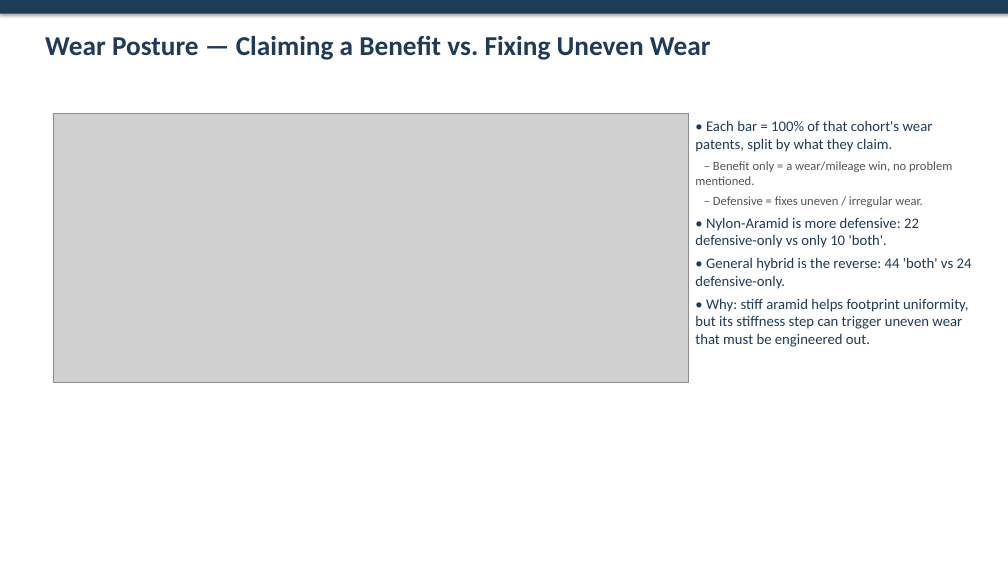
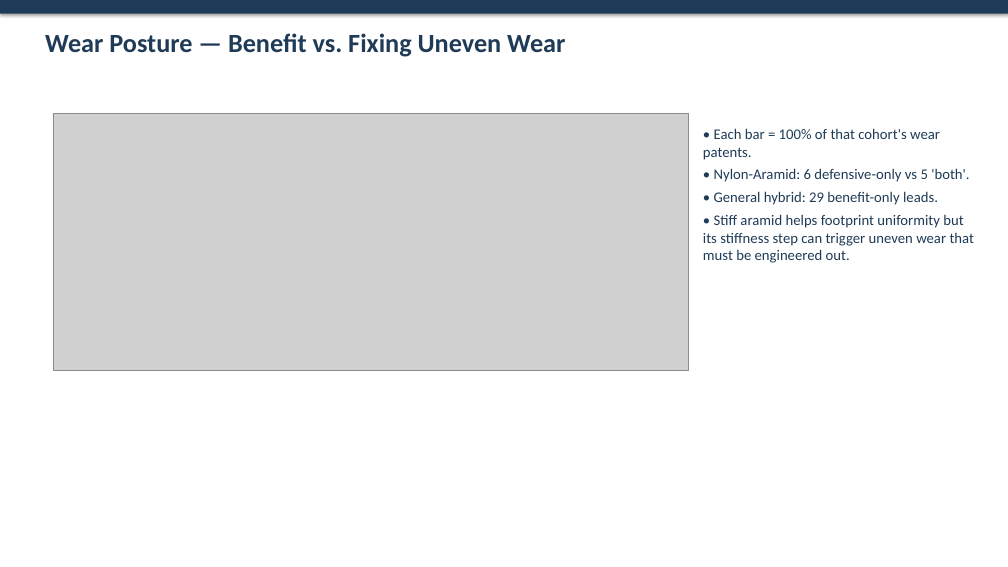
Before and after one commit to sreeharshahr09-gif/Sri, a slide deck: slide 4 of reports/Hybrid_Cord_Wear_Analysis.pptx. Drawn at 1008x567 pixels with LibreOffice and Linux fonts; fonts in the diff are those of the drawing; grey boxes stand for pictures. Boxes give left, top, right and bottom in pixels: in the first picture for what was removed or moved away, otherwise in the second. Text is boxed around its words. In the diff, an @@ line names an element or a change of style, - is before the commit and + after.

```diff
--- a/reports/Hybrid_Cord_Wear_Analysis.pptx
+++ b/reports/Hybrid_Cord_Wear_Analysis.pptx
@@ text at bbox=[45, 33, 565, 57]: text changed; size 26 to 25 pt @@
-Wear Posture — Claiming a Benefit vs. Fixing Uneven Wear
+Wear Posture — Benefit vs. Fixing Uneven Wear
@@ picture: place and size @@
-picture at bbox=[53, 113, 688, 383]
+picture at bbox=[53, 113, 688, 370]
@@ text at bbox=[703, 128, 974, 263]: text changed @@
-• Each bar = 100% of that cohort's wear patents, split by what they claim.
-– Benefit only = a wear/mileage win, no problem mentioned.
-– Defensive = fixes uneven / irregular wear.
-• Nylon-Aramid is more defensive: 22 defensive-only vs only 10 'both'.
-• General hybrid is the reverse: 44 'both' vs 24 defensive-only.
-• Why: stiff aramid helps footprint uniformity, but its stiffness step can trigger uneven wear that must be engineered out.
+• Each bar = 100% of that cohort's wear patents.
+• Nylon-Aramid: 6 defensive-only vs 5 'both'.
+• General hybrid: 29 benefit-only leads.
+• Stiff aramid helps footprint uniformity but its stiffness step can trigger uneven wear that must be engineered out.
```
Also in this commit, not shown: 6 other slides changed, 3 slides added, 4 slides removed, 14 other files.
